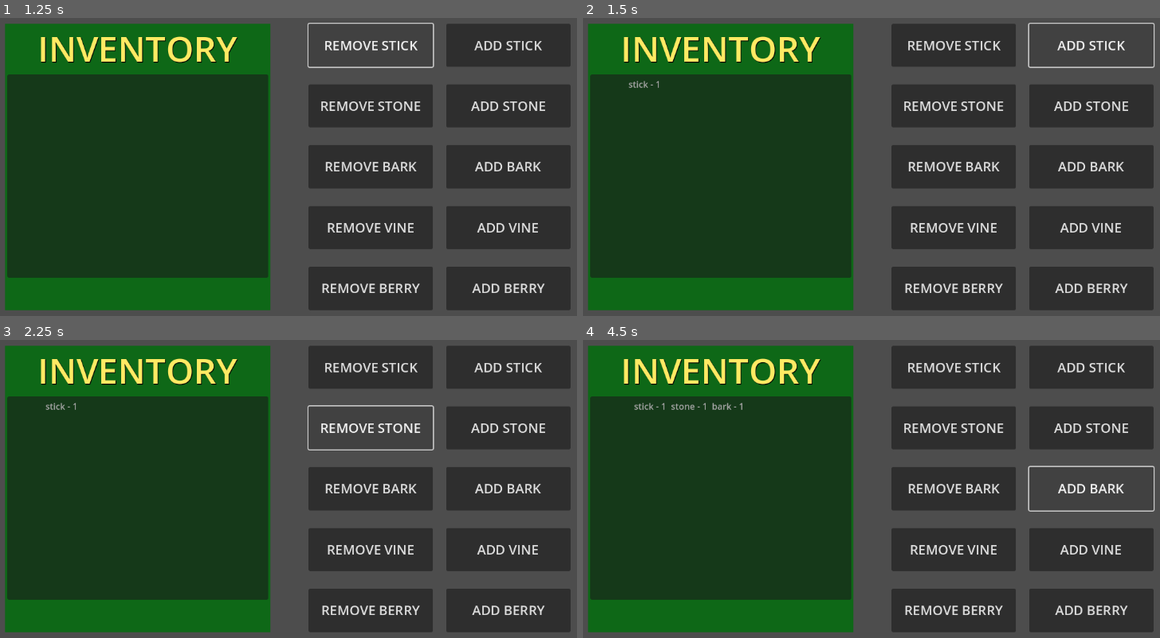
Above: before the commit, frames 1-4 (two rows, left to right).
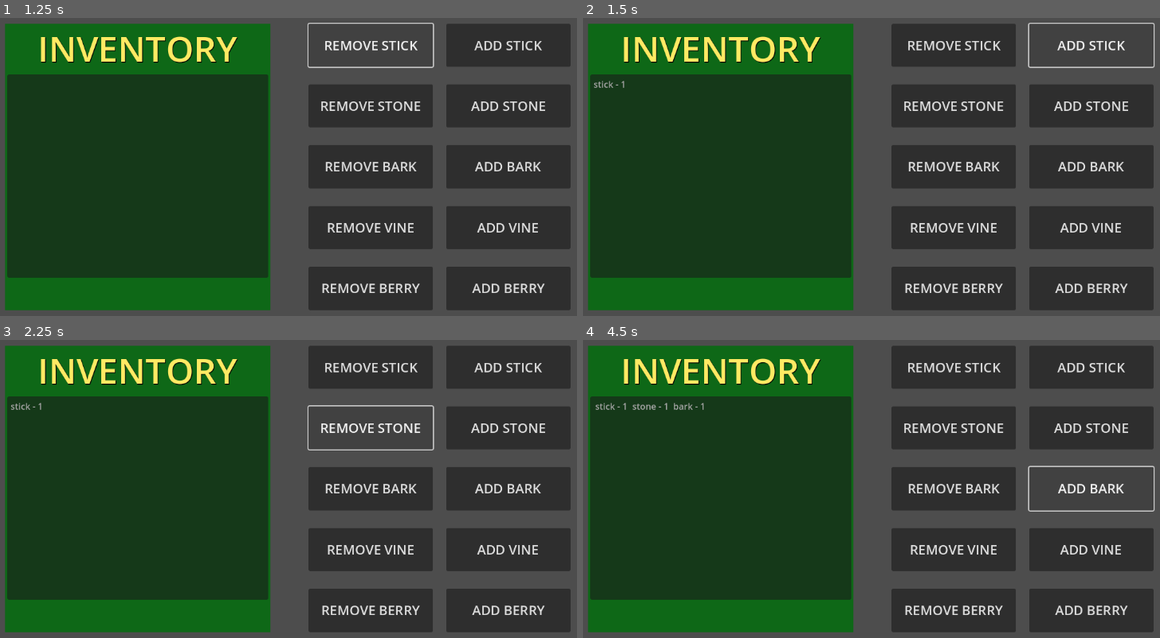
Above: after the commit, the same moments.

Repository: orcakt/gamejam-feb-2026
Game: Godot game, scene res://tests/test_inventory.tscn
Two runs of this game, one before a commit and one after it. Both use one fixed random seed, a clock stepped at 60 frames per second and the inputs below. This scene is started directly instead of the project's main scene.
Inputs:
- Up to frame 1 (1.25 s): click "REMOVE STICK" at 0.5 s
- Up to frame 2 (1.5 s): click "ADD STICK" at 1.25 s
- Up to frame 3 (2.25 s): click "REMOVE STONE" at 2 s
- Up to frame 4 (4.5 s): click "ADD STONE" at 2.75 s; click "REMOVE BARK" at 3.5 s; click "ADD BARK" at 4.25 s

Frame 1 is identical in both runs. In frame 2, 0.1% of the frame differs, in the area x 1-14%, y 21-24%; in frame 3, 0.1%; in frame 4, 0.3%, in the area x 2-28%, y 21-24%.

Commit message:
fixed inventory bugs

Diff:
--- a/stone-pine-survival/ui/game/inventory_ui.gd
+++ b/stone-pine-survival/ui/game/inventory_ui.gd
@@ -30,9 +30,15 @@
 			ITEM_SLOT_TEXT % [item.name, value],
 			item.texture
 		)
-	elif value == 0:
-		item_list.remove_item(item_dict[item])
+	elif value <= 0:
+		var removed_index = item_dict[item]
+		item_list.remove_item(removed_index)
 		item_dict.erase(item)
+
+		# shift higher indicies
+		for key in item_dict.keys():
+			if removed_index < item_dict[key]:
+				item_dict[key] -= 1
 	else:
 		item_list.set_item_text(
 			item_dict[item],
--- a/stone-pine-survival/ui/game/inventory_ui.tscn
+++ b/stone-pine-survival/ui/game/inventory_ui.tscn
@@ -55,7 +55,6 @@
 offset_bottom = -59.0
 grow_horizontal = 2
 grow_vertical = 2
-item_count = 1
 max_columns = 6
 same_column_width = true
 icon_mode = 0
